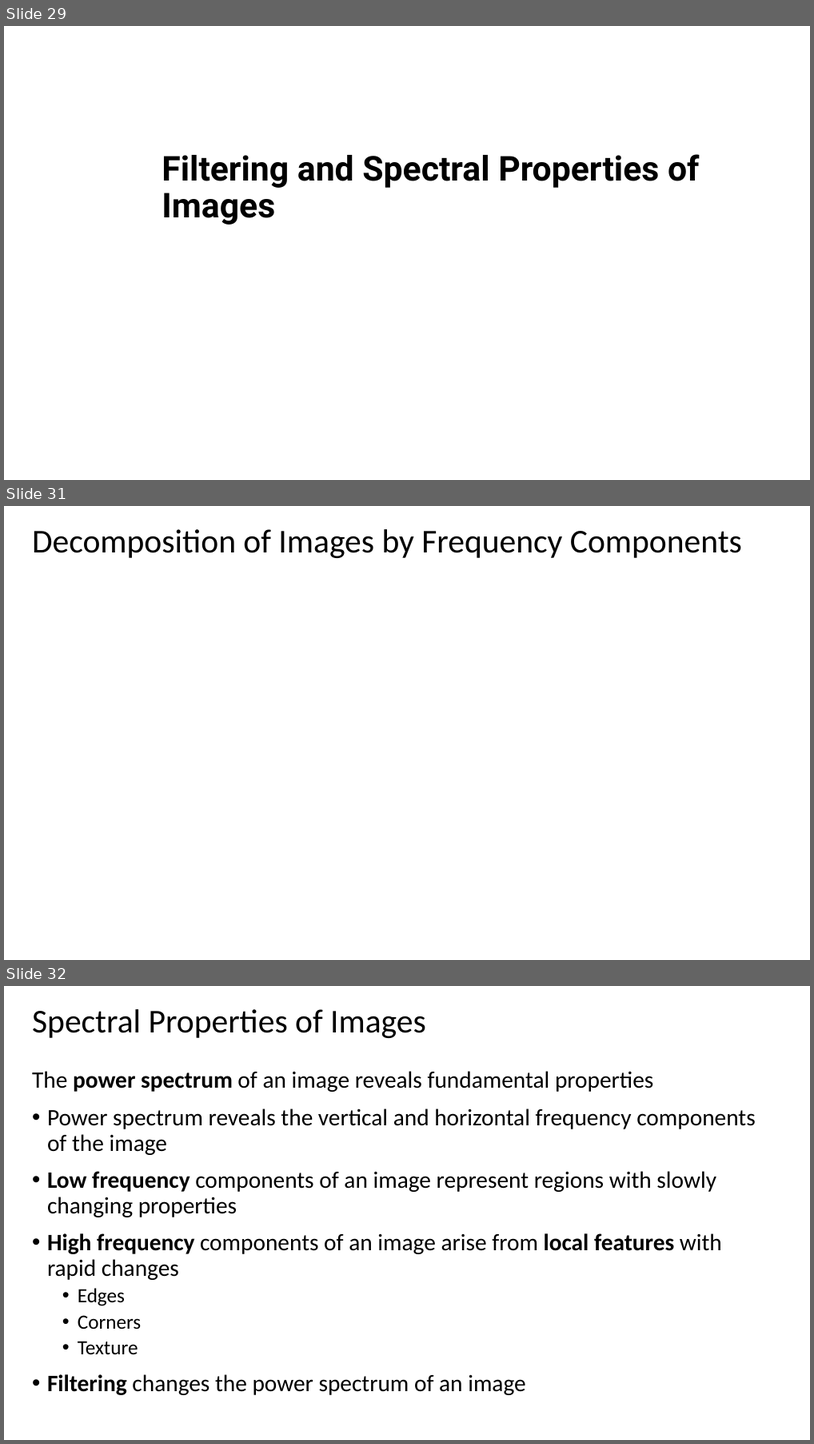
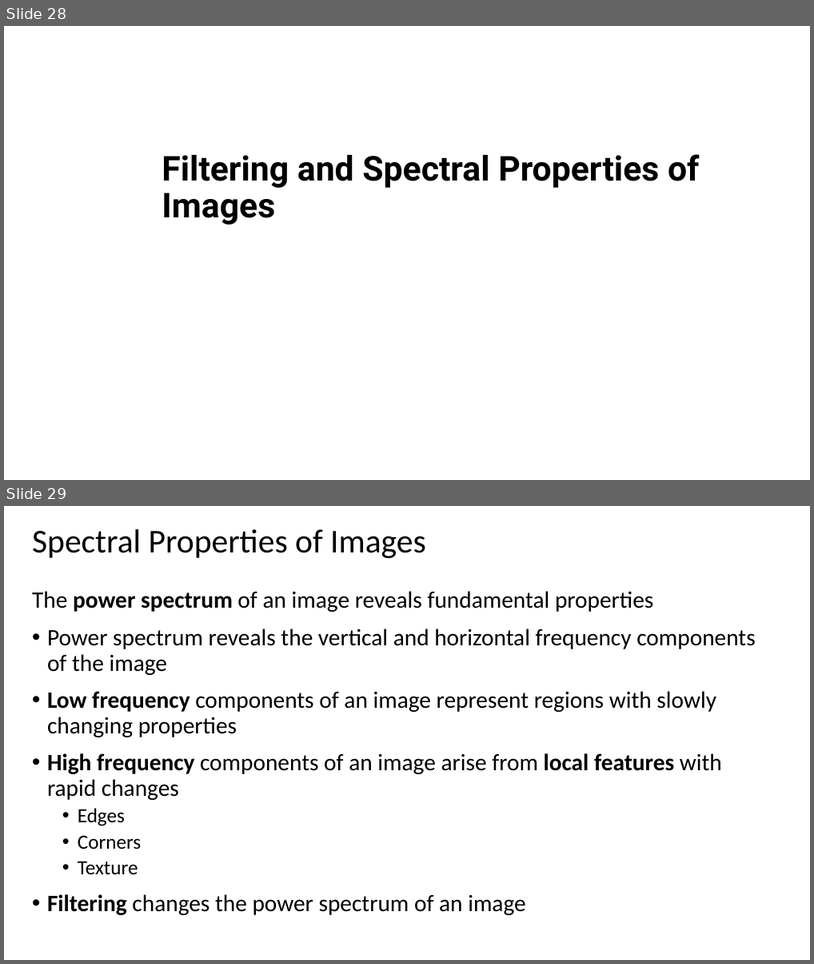
Before and after one commit to StephenElston/CSCI-E25, a slide deck: Slides/2_ConvolutionFilterig.pptx. Shown one above the other, each under a label of ours: slides 29, 31 and 32 before the commit, slides 28 and 29 after it; the slides between them are not shown. The pictures are 814x1444 and 814x964 pixels, drawn with LibreOffice and Linux fonts; fonts in the diff are those of the drawing; grey boxes stand for pictures. Boxes give left, top, right and bottom in pixels: in the first picture for what was removed or moved away, otherwise in the second. Text is boxed around its words. In the diff, an @@ line names an element or a change of style, - is before the commit and + after.

```diff
--- a/Slides/2_ConvolutionFilterig.pptx
+++ b/Slides/2_ConvolutionFilterig.pptx
@@ slide 31 removed at (4,506,810,960), background #FFFFFF @@
@@ title removed at (32,529,742,558) @@
-Decomposition of Images by Frequency Components
@@ what was slide 29 is now slide 28 @@
@@ what was slide 32 is now slide 29 @@
```
Also in this commit, not shown: 7 slides changed, 1 slide added, 2 other slides removed.
